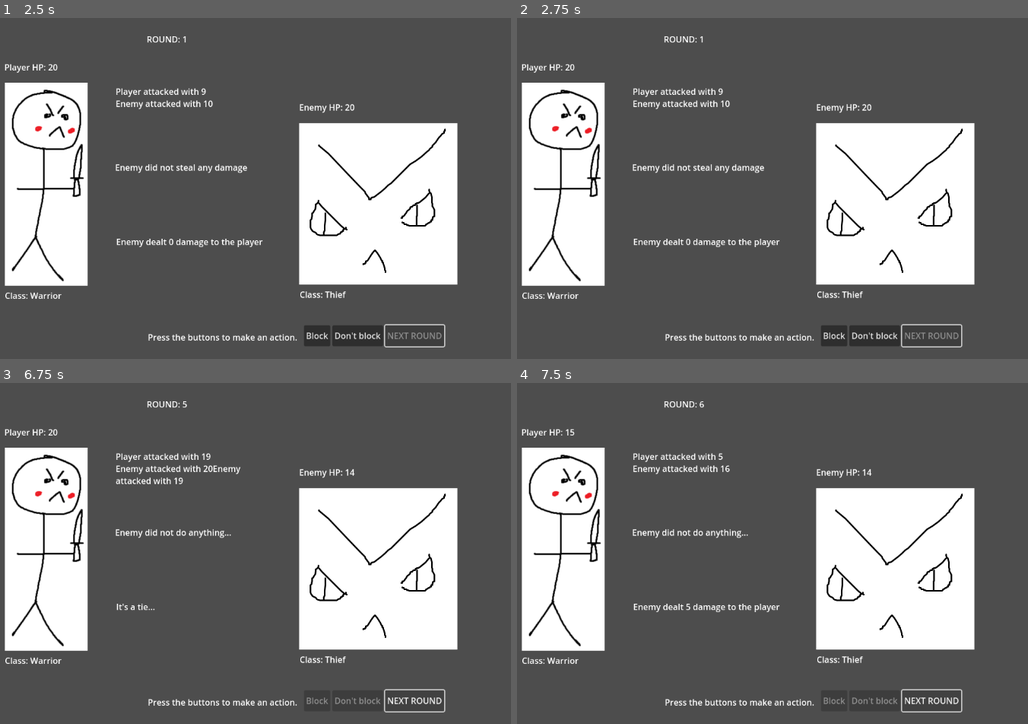
Above: before the commit, frames 1-4 (two rows, left to right).
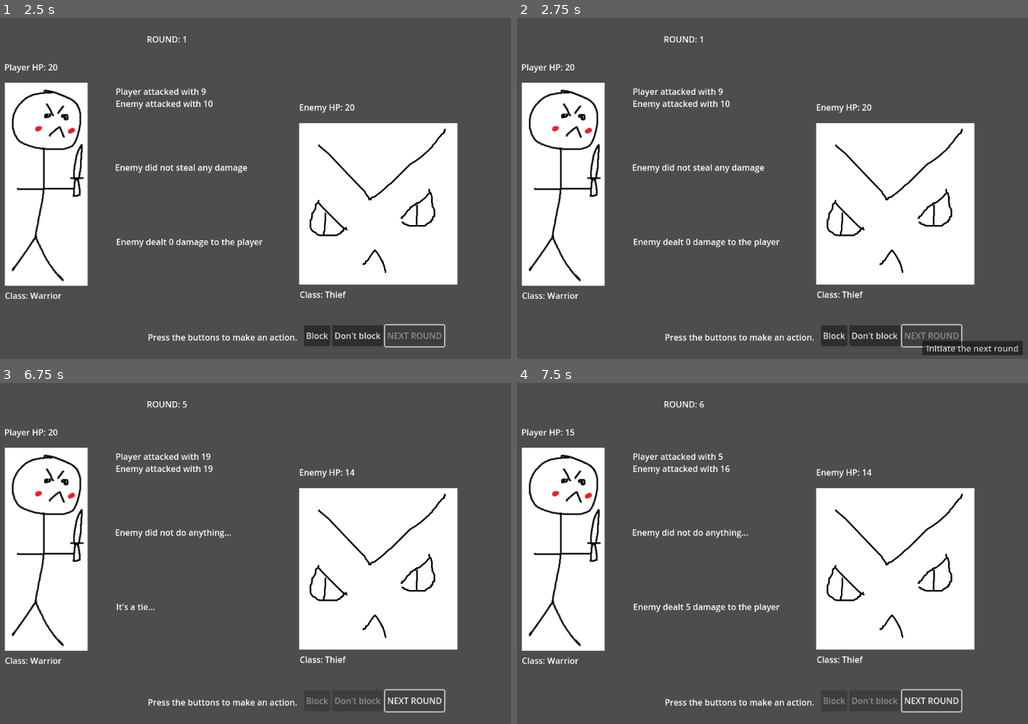
Above: after the commit, the same moments.

Repository: Frisaf/brawl_visual
Game: Godot game, scene res://Scenes/character_choice.tscn
Two runs of this game, one before a commit and one after it. Both use one fixed random seed, a clock stepped at 60 frames per second and the inputs below.
Inputs:
- Up to frame 1 (2.5 s): click "Warrior" at 0.5 s; click "START!" at 1.25 s; click "START" at 2 s
- Up to frame 2 (2.75 s): no input
- Up to frame 3 (6.75 s): click "Block" at 2.75 s; click "Don't block" at 3.5 s; click "NEXT ROUND" at 4.25 s; click "NEXT ROUND" at 5 s; click "NEXT ROUND" at 5.75 s; tap Enter at 6.5 s
- Up to frame 4 (7.5 s): tap Enter at 7.25 s

Frame 1 is identical in both runs. In frame 2, 0.7% of the frame differs, in the area x 79-99%, y 94-99%; in frame 3, 0.2%; in frame 4, nothing differs.

Commit message:
added game over scene

Diff:
--- a/Scenes/game.tscn
+++ b/Scenes/game.tscn
@@ -1,101 +1,117 @@
-[gd_scene load_steps=4 format=3 uid="uid://buhwjbjnoa31m"]
+[gd_scene load_steps=5 format=3 uid="uid://buhwjbjnoa31m"]
 
 [ext_resource type="Script" uid="uid://dtsov1coydqb2" path="res://Scripts/game.gd" id="1_wrm1d"]
 [ext_resource type="Texture2D" uid="uid://do5fu0nubqs27" path="res://Resources/Demo Character.png" id="2_3dryh"]
+[ext_resource type="PackedScene" uid="uid://dv8iy62coi225" path="res://Scenes/game_over.tscn" id="2_wowpa"]
 [ext_resource type="Texture2D" uid="uid://brdiuwmrgn2fv" path="res://Resources/Demo Enemy.png" id="3_wowpa"]
 
-[node name="Game" type="Node2D" node_paths=PackedStringArray("round_indicator", "choice_yes", "choice_no", "next_round_button", "damage_info")]
+[node name="Game" type="Node2D" node_paths=PackedStringArray("round_indicator", "choice_yes", "choice_no", "next_round_button", "damage_info", "player_class_label", "enemy_class_label", "player_hp_label", "enemy_hp_label", "info_message", "attack_info", "game_over")]
 script = ExtResource("1_wrm1d")
-round_indicator = NodePath("RoundIndicator")
-choice_yes = NodePath("ButtonContainer/ChoiceYes")
-choice_no = NodePath("ButtonContainer/ChoiceNo")
-next_round_button = NodePath("ButtonContainer/NextRoundButton")
-damage_info = NodePath("DamageInfo")
+round_indicator = NodePath("GameContainer/RoundIndicator")
+choice_yes = NodePath("GameContainer/ButtonContainer/ChoiceYes")
+choice_no = NodePath("GameContainer/ButtonContainer/ChoiceNo")
+next_round_button = NodePath("GameContainer/ButtonContainer/NextRoundButton")
+damage_info = NodePath("GameContainer/DamageInfo")
+player_class_label = NodePath("GameContainer/PlayerClass")
+enemy_class_label = NodePath("GameContainer/EnemyClass")
+player_hp_label = NodePath("GameContainer/PlayerHP")
+enemy_hp_label = NodePath("GameContainer/EnemyHP")
+info_message = NodePath("GameContainer/InfoMessage")
+attack_info = NodePath("GameContainer/AttackInfo")
+game_over = NodePath("GameOver")
 
-[node name="DemoCharacter" type="Sprite2D" parent="."]
+[node name="GameOver" parent="." instance=ExtResource("2_wowpa")]
+visible = false
+
+[node name="GameContainer" type="Node" parent="."]
+
+[node name="DemoCharacter" type="Sprite2D" parent="GameContainer"]
 position = Vector2(169, 317)
 texture = ExtResource("2_3dryh")
 
-[node name="DemoEnemy" type="Sprite2D" parent="."]
+[node name="DemoEnemy" type="Sprite2D" parent="GameContainer"]
 position = Vector2(798, 354)
 texture = ExtResource("3_wowpa")
 
-[node name="RoundIndicator" type="RichTextLabel" parent="."]
+[node name="RoundIndicator" type="RichTextLabel" parent="GameContainer"]
 offset_left = 359.0
 offset_top = 30.0
 offset_right = 708.0
 offset_bottom = 70.0
 text = "ROUND: "
 
-[node name="PlayerClass" type="RichTextLabel" parent="."]
+[node name="PlayerClass" type="RichTextLabel" parent="GameContainer"]
 offset_left = 90.0
 offset_top = 516.0
 offset_right = 256.0
 offset_bottom = 556.0
 text = "Class: "
 
-[node name="EnemyClass" type="RichTextLabel" parent="."]
+[node name="EnemyClass" type="RichTextLabel" parent="GameContainer"]
 offset_left = 649.0
 offset_top = 514.0
 offset_right = 815.0
 offset_bottom = 554.0
 text = "Class: "
 
-[node name="PlayerHP" type="RichTextLabel" parent="."]
+[node name="PlayerHP" type="RichTextLabel" parent="GameContainer"]
 offset_left = 89.0
 offset_top = 83.0
 offset_right = 241.0
 offset_bottom = 123.0
 text = "Player HP: "
 
-[node name="EnemyHP" type="RichTextLabel" parent="."]
+[node name="EnemyHP" type="RichTextLabel" parent="GameContainer"]
 offset_left = 648.0
 offset_top = 159.0
 offset_right = 800.0
 offset_bottom = 199.0
 text = "Enemy HP: "
 
-[node name="InfoMessage" type="RichTextLabel" parent="."]
+[node name="InfoMessage" type="RichTextLabel" parent="GameContainer"]
 offset_left = 299.0
 offset_top = 273.0
 offset_right = 606.0
 offset_bottom = 392.0
 text = "Action info will be displayed here."
 
-[node name="DamageInfo" type="RichTextLabel" parent="."]
+[node name="DamageInfo" type="RichTextLabel" parent="GameContainer"]
 offset_left = 300.0
 offset_top = 129.0
 offset_right = 596.0
 offset_bottom = 232.0
 text = "Damage info will be displayed here."
 
-[node name="AttackInfo" type="RichTextLabel" parent="."]
+[node name="AttackInfo" type="RichTextLabel" parent="GameContainer"]
 offset_left = 301.0
 offset_top = 414.0
 offset_right = 608.0
 offset_bottom = 501.0
 text = "Final attack info will be displayed here."
 
-[node name="ButtonContainer" type="HBoxContainer" parent="."]
+[node name="ButtonContainer" type="HBoxContainer" parent="GameContainer"]
 offset_left = 657.0
 offset_top = 584.0
-offset_right = 793.0
+offset_right = 843.0
 offset_bottom = 624.0
 
-[node name="ChoiceYes" type="Button" parent="ButtonContainer"]
+[node name="ChoiceYes" type="Button" parent="GameContainer/ButtonContainer"]
 layout_mode = 2
+mouse_default_cursor_shape = 2
 text = "Yes"
 
-[node name="ChoiceNo" type="Button" parent="ButtonContainer"]
+[node name="ChoiceNo" type="Button" parent="GameContainer/ButtonContainer"]
 layout_mode = 2
+mouse_default_cursor_shape = 2
 text = "No"
 
-[node name="NextRoundButton" type="Button" parent="ButtonContainer"]
+[node name="NextRoundButton" type="Button" parent="GameContainer/ButtonContainer"]
 layout_mode = 2
 tooltip_text = "Initiate the next round"
+mouse_default_cursor_shape = 2
 text = "NEXT ROUND"
 
-[node name="RichTextLabel" type="RichTextLabel" parent="."]
+[node name="Instruction" type="RichTextLabel" parent="GameContainer"]
 offset_left = 357.0
 offset_top = 587.0
 offset_right = 649.0
@@ -104,6 +120,6 @@
 horizontal_alignment = 1
 vertical_alignment = 1
 
-[connection signal="pressed" from="ButtonContainer/ChoiceYes" to="." method="_on_choice_yes_pressed"]
-[connection signal="pressed" from="ButtonContainer/ChoiceNo" to="." method="_on_choice_no_pressed"]
-[connection signal="pressed" from="ButtonContainer/NextRoundButton" to="." method="_on_attack_button_pressed"]
+[connection signal="pressed" from="GameContainer/ButtonContainer/ChoiceYes" to="." method="_on_choice_yes_pressed"]
+[connection signal="pressed" from="GameContainer/ButtonContainer/ChoiceNo" to="." method="_on_choice_no_pressed"]
+[connection signal="pressed" from="GameContainer/ButtonContainer/NextRoundButton" to="." method="_on_attack_button_pressed"]
--- /dev/null
+++ b/Scenes/game_over.gd
@@ -0,0 +1,17 @@
+extends Node2D
+
+@export var winner: RichTextLabel
+
+# Called every frame. 'delta' is the elapsed time since the previous frame.
+func _process(delta: float) -> void:
+	if Globals.winner == "Player":
+		winner.text = "Player won"
+
+	elif Globals.winner == "Enemy":
+		winner.text = "Enemy won"
+
+func _on_play_again_pressed() -> void:
+	get_tree().change_scene_to_file("res://Scenes/character_choice.tscn")
+
+func _on_quit_pressed() -> void:
+	get_tree().quit()
--- /dev/null
+++ b/Scenes/game_over.tscn
@@ -0,0 +1,64 @@
+[gd_scene load_steps=4 format=3 uid="uid://dv8iy62coi225"]
+
+[ext_resource type="Script" uid="uid://ci8wc4lprgblx" path="res://Scenes/game_over.gd" id="1_ojehl"]
+
+[sub_resource type="SystemFont" id="SystemFont_i2yjh"]
+subpixel_positioning = 0
+
+[sub_resource type="SystemFont" id="SystemFont_ojehl"]
+subpixel_positioning = 0
+
+[node name="GameOver" type="Node2D" node_paths=PackedStringArray("winner")]
+z_index = 2
+script = ExtResource("1_ojehl")
+winner = NodePath("Panel/Winner")
+
+[node name="Panel" type="Panel" parent="."]
+z_index = 1
+offset_right = 1155.0
+offset_bottom = 651.0
+
+[node name="GAMEOVER" type="RichTextLabel" parent="Panel"]
+layout_mode = 0
+offset_left = 196.0
+offset_top = 71.0
+offset_right = 995.0
+offset_bottom = 275.0
+theme_override_fonts/normal_font = SubResource("SystemFont_i2yjh")
+theme_override_font_sizes/normal_font_size = 137
+text = "GAME OVER"
+metadata/_edit_use_anchors_ = true
+
+[node name="Winner" type="RichTextLabel" parent="Panel"]
+layout_mode = 0
+offset_left = 221.0
+offset_top = 248.0
+offset_right = 974.0
+offset_bottom = 328.0
+theme_override_fonts/normal_font = SubResource("SystemFont_ojehl")
+theme_override_font_sizes/normal_font_size = 56
+text = "Winner"
+horizontal_alignment = 1
+vertical_alignment = 1
+
+[node name="ButtonContainer" type="VBoxContainer" parent="Panel"]
+layout_mode = 0
+offset_left = 281.0
+offset_top = 414.0
+offset_right = 886.0
+offset_bottom = 480.0
+
+[node name="PlayAgain" type="Button" parent="Panel/ButtonContainer"]
+z_index = 2
+layout_mode = 2
+mouse_default_cursor_shape = 2
+text = "Play again"
+
+[node name="Quit" type="Button" parent="Panel/ButtonContainer"]
+z_index = 2
+layout_mode = 2
+mouse_default_cursor_shape = 2
+text = "Quit"
+
+[connection signal="pressed" from="Panel/ButtonContainer/PlayAgain" to="." method="_on_play_again_pressed"]
+[connection signal="pressed" from="Panel/ButtonContainer/Quit" to="." method="_on_quit_pressed"]
--- a/Scripts/game.gd
+++ b/Scripts/game.gd
@@ -5,13 +5,13 @@
 @export var choice_no: Button
 @export var next_round_button: Button
 @export var damage_info: RichTextLabel
-
-@onready var player_class_label: RichTextLabel = $PlayerClass
-@onready var enemy_class_label: RichTextLabel = $EnemyClass
-@onready var player_hp_label: RichTextLabel = $PlayerHP
-@onready var enemy_hp_label: RichTextLabel = $EnemyHP
-@onready var info_message: RichTextLabel = $InfoMessage
-@onready var attack_info: RichTextLabel = $AttackInfo
+@export var player_class_label: RichTextLabel
+@export var enemy_class_label: RichTextLabel
+@export var player_hp_label: RichTextLabel
+@export var enemy_hp_label: RichTextLabel
+@export var info_message: RichTextLabel
+@export var attack_info: RichTextLabel
+@export var game_over: Node2D
 
 const CLASSES = ["Warrior", "Healer", "Thief"]
 
@@ -188,7 +188,8 @@
 		attack_info.clear()
 		attack_info.add_text("It's a tie...")
 
-	damage_info.text = "Player attacked with %s\n" %[player_attack]
+	damage_info.clear()
+	damage_info.add_text("Player attacked with %s\n" %[player_attack])
 	damage_info.add_text("Enemy attacked with %s" %[enemy_attack])
 	player_hp_label.clear()
 	player_hp_label.add_text("Player HP: %s" %[player_hp])
@@ -196,12 +197,14 @@
 	enemy_hp_label.add_text("Enemy HP: %s" %[enemy_hp])
 
 	if player_hp <= 0:
-		print("Enemy won")
+		game_over.visible = true
 		next_round_button.disabled = true
+		Globals.winner = "Enemy"
 
 	elif enemy_hp <= 0:
-		print("Player won")
+		game_over.visible = true
 		next_round_button.disabled = true
+		Globals.winner = "Player"
 
 func _on_choice_no_pressed() -> void:
 	choice_yes.disabled = true
@@ -209,3 +212,22 @@
 	next_round_button.disabled = false
 	info_message.clear()
 	info_message.add_text("Player did not do anything.")
+
+func _process(delta: float) -> void:
+	if choice_yes.disabled == true:
+		choice_yes.mouse_default_cursor_shape = Control.CURSOR_ARROW
+
+	else:
+		choice_yes.mouse_default_cursor_shape = Control.CURSOR_POINTING_HAND
+
+	if choice_no.disabled == true:
+		choice_no.mouse_default_cursor_shape = Control.CURSOR_ARROW
+
+	else:
+		choice_no.mouse_default_cursor_shape = Control.CURSOR_POINTING_HAND
+
+	if next_round_button.disabled == true:
+		next_round_button.mouse_default_cursor_shape = Control.CURSOR_ARROW
+
+	else:
+		next_round_button.mouse_default_cursor_shape = Control.CURSOR_POINTING_HAND
--- a/Scripts/globals.gd
+++ b/Scripts/globals.gd
@@ -1,3 +1,4 @@
 extends Node
 
 var player_class = ""
+var winner = ""
Not shown, added: Scenes/game_over.gd.uid
